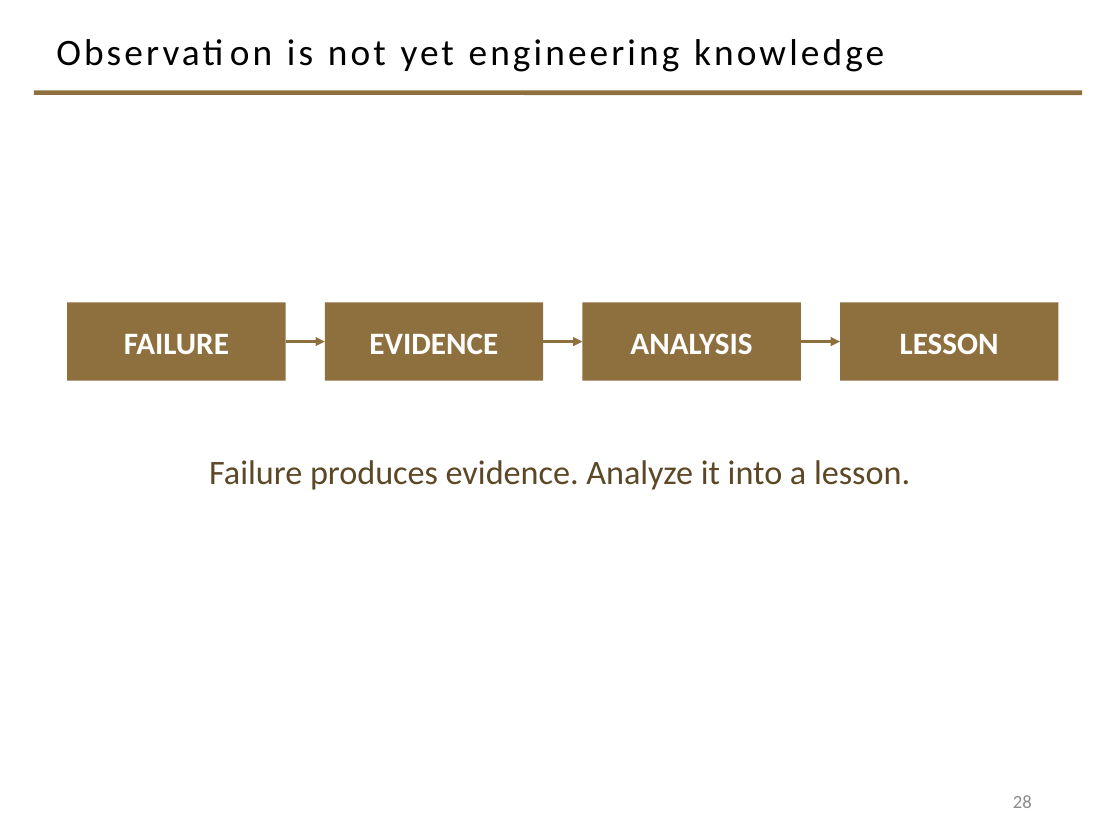
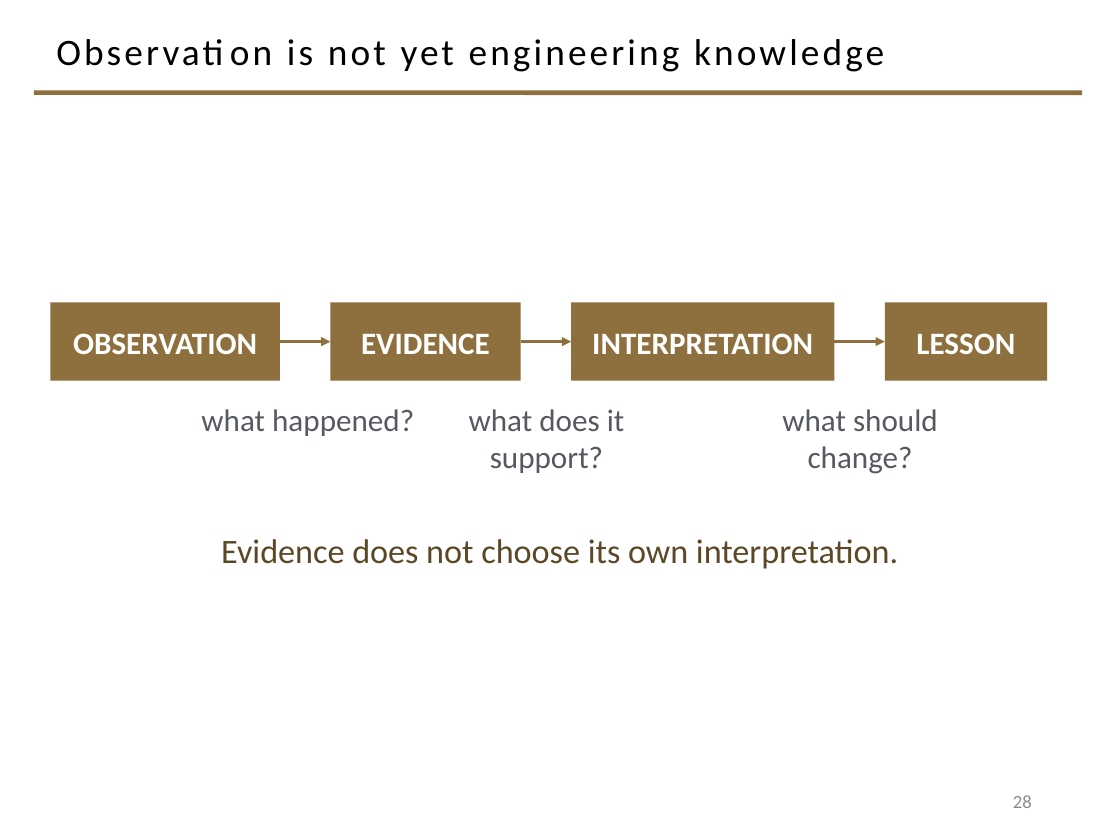
Before and after one commit to davisjam/model-based-agentic-software-engineering, a slide deck: slide 28 of course/lectures/act-2-delegation-and-control/04-failure-aware-engineering/2-4-Failure-Aware-Engineering.pptx. Drawn at 1120x840 pixels with LibreOffice and Linux fonts; fonts in the diff are those of the drawing; background and template pictures are left out. Boxes give left, top, right and bottom in pixels: in the first picture for what was removed or moved away, otherwise in the second. Text is boxed around its words. In the diff, an @@ line names an element or a change of style, - is before the commit and + after.

```diff
--- a/course/lectures/act-2-delegation-and-control/04-failure-aware-engineering/2-4-Failure-Aware-Engineering.pptx
+++ b/course/lectures/act-2-delegation-and-control/04-failure-aware-engineering/2-4-Failure-Aware-Engineering.pptx
@@ rectangle "OBSERVATION": place and size @@
-rectangle "OBSERVATION" at [67,302,286,381]
+rectangle "OBSERVATION" at [50,302,280,381]
@@ rectangle "EVIDENCE": place and size @@
-rectangle "EVIDENCE" at [325,302,543,381]
+rectangle "EVIDENCE" at [330,302,521,381]
@@ rectangle added at [571,302,834,381], fill #8E6F3E, 20 pt, text #FFFFFF, bold @@
+INTERPRETATION
@@ rectangle removed at [582,302,801,381] @@
-ANALYSIS
@@ rectangle "LESSON": place and size @@
-rectangle "LESSON" at [840,302,1058,381]
+rectangle "LESSON" at [885,302,1047,381]
@@ text in rectangle at [73,333,257,354]: text changed @@
-FAILURE
+OBSERVATION
@@ arrow moved from (286, 342) - (325, 342) to (280, 342) - (330, 342) @@
@@ arrow moved from (543, 342) - (582, 342) to (521, 342) - (571, 342) @@
@@ arrow moved from (801, 342) - (840, 342) to (834, 342) - (885, 342) @@
@@ text added at [201,409,414,436], 20 pt, text #555960 @@
+what happened?
@@ text added at [469,409,625,473], 20 pt, text #555960 @@
+what does it support?
@@ text added at [782,409,938,474], 20 pt, text #555960 @@
+what should change?
@@ text at [221,539,898,569]: text changed @@
-Failure produces evidence. Analyze it into a lesson.
+Evidence does not choose its own interpretation.
```
Also in this commit, not shown: 3 other slides changed.
